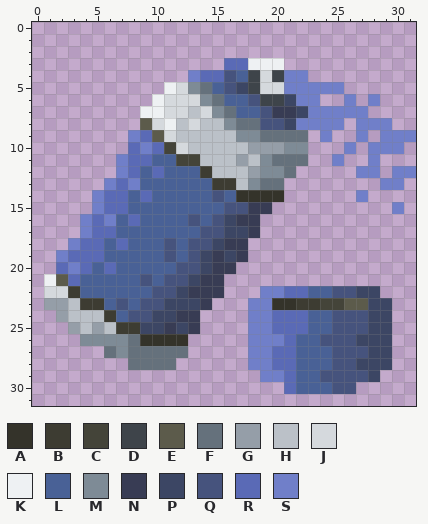
Edited in one commit: pixel-art sprite (media/textures/items/Item_TZ_Spraycan_Blue.png). Above, as it was before the edit.
The file is 32x32 pixels.
Palette (. is transparent): A #34332a  B #3d3c32  C #444439  D #3e444a  E #5c5b4b  F #65717c  G #959ea8  H #bbc1c8  J #d5d9dd  K #eef1f3  L #496196  M #7e8b96  N #383c54  P #3c4664  Q #46537d  R #5a6ab6  S #707fc9
Pixels before, first column x 1:
 3 ...............RRKKK...........
 4 ............SRRQLDJDSS.........
 5 ..........KJMFLQPDJJSSSSS......
 6 .........KJJJMFLLQDDPSS..S.S...
 7 ........KKJJHJMFLLQNNPSSSSS....
 8 ........EJKHJHHMFFQQPSSSS.SSS..
 9 .......SREJHHHHHMMFFFF.S..S.SSS
10 .......RSRCJHHHHHGGGMM...S.SSS.
11 ......SRRLLCCHHHGHMFFF..S..S...
12 ......SRLRLLLBHHHGMMF.....SS.SS
13 .....SRSLLLLLLBBHMFF........SS.
14 ....SRRLRLLLLLQLAAAA......S....
15 ....SRRLLLLLLLLQQNN..........S.
16 ...SRSLRLLLLQLQPNN.............
17 ...SRRLLLLLLLQQPPN.............
18 ..SRRLRLLLQLQQPNN..............
19 .SRRRLLLLLQLQPNPN..............
20 .RSRLRLLLLLQQPNN...............
21 KERLLLLLQLQQPNN................
22 JJBLLLLLLQQPNNN...SSRRLLQQPP...
23 GGHBBLQLQQPPPN...SSAABBCCEEPP..
24 .GHHHBLQQPPNN....SSRRRLLQQQPP..
25 ..GHGHBBPPNPN....SSRRRLLQQQPP..
26 ...MMMMFAAAA.....SSSRLLQQQPPP..
27 .....FMFFFFF.....SSRRLLLQQQPP..
28 .......FFFF......SSRRLLLQQPPP..
29 ..................SSRLLQQQQP...
30 ....................RLLLQQ.....
After:
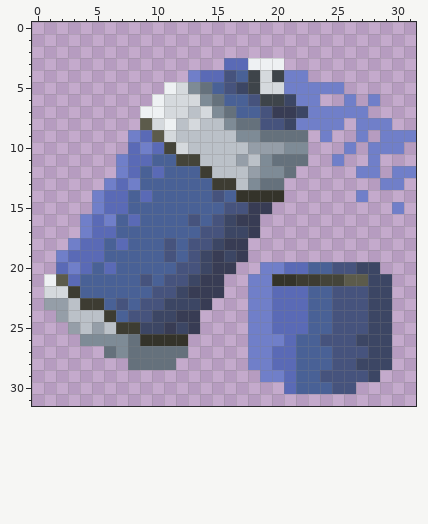
Message: Spraycan Items now with a bigger cap
What changed:
Colour A is added in row 21 at x 20 to 21.
Colour B is added in row 21 at x 22 to 23.
Colour C is added in row 21 at x 24 to 25.
Colour E is added in row 21 at x 26 to 27.
Colour L is added in row 20 at x 23 to 24.
Colour L replaces colour B in row 23 at x 23.
Colour L replaces colour C in row 23 at x 24.
Colour P is added in row 20 at x 27 to 28; in row 21 at x 28 to 29; in row 22 at x 29.
Colour Q is added in row 20 at x 25 to 26.
Colour Q replaces colour C in row 23 at x 25.
Colour Q replaces colour E in row 23 at x 26 to 27.
Colour Q replaces colour P in row 22 at x 27.
Colour R is added in row 20 at x 21 to 22.
Colour R replaces colour A in row 23 at x 20 to 21.
Colour R replaces colour B in row 23 at x 22.
Colour R replaces colour S in row 22 at x 20.
Colour S is added in row 20 at x 19 to 20; in row 21 at x 18 to 19; in row 22 at x 18.
